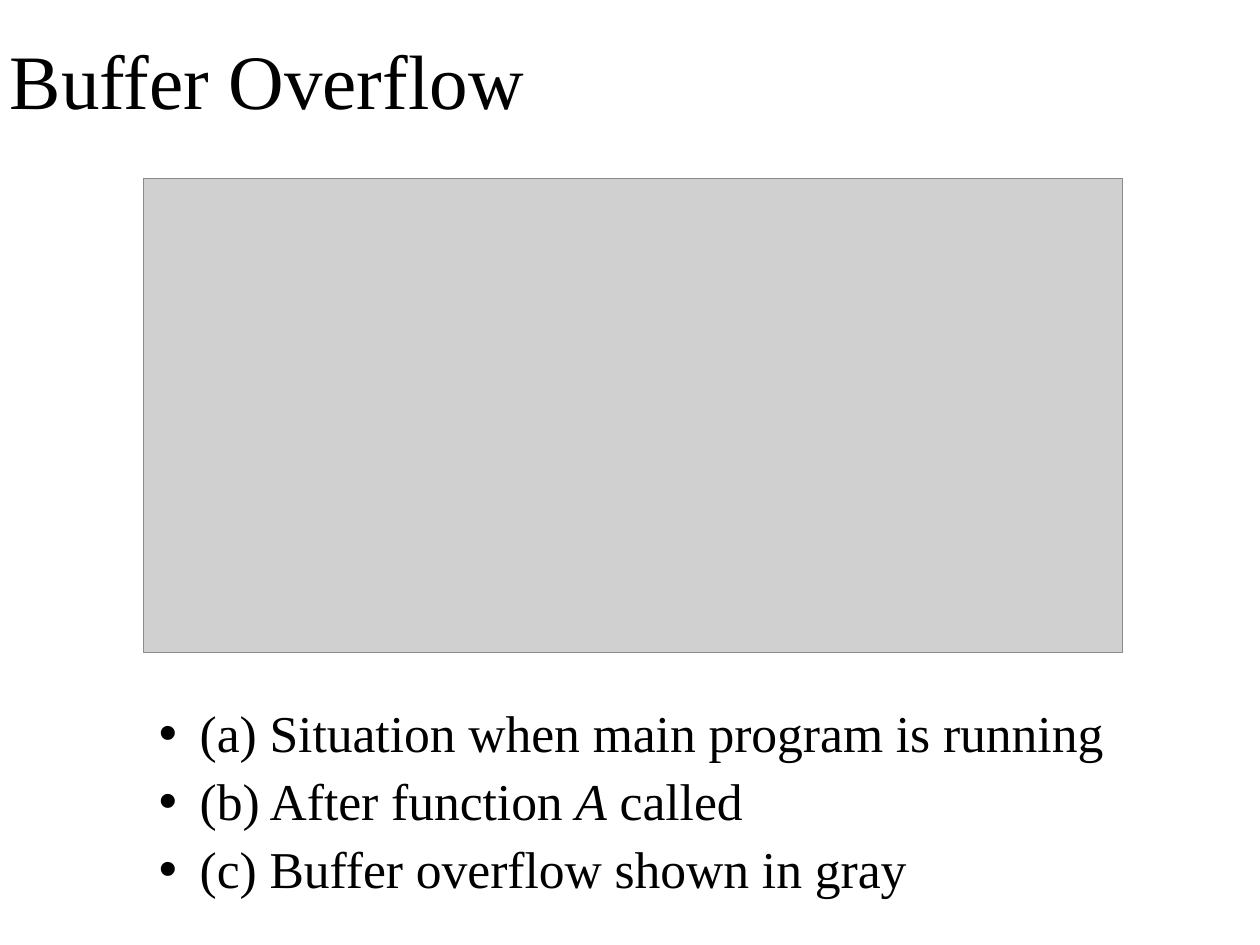
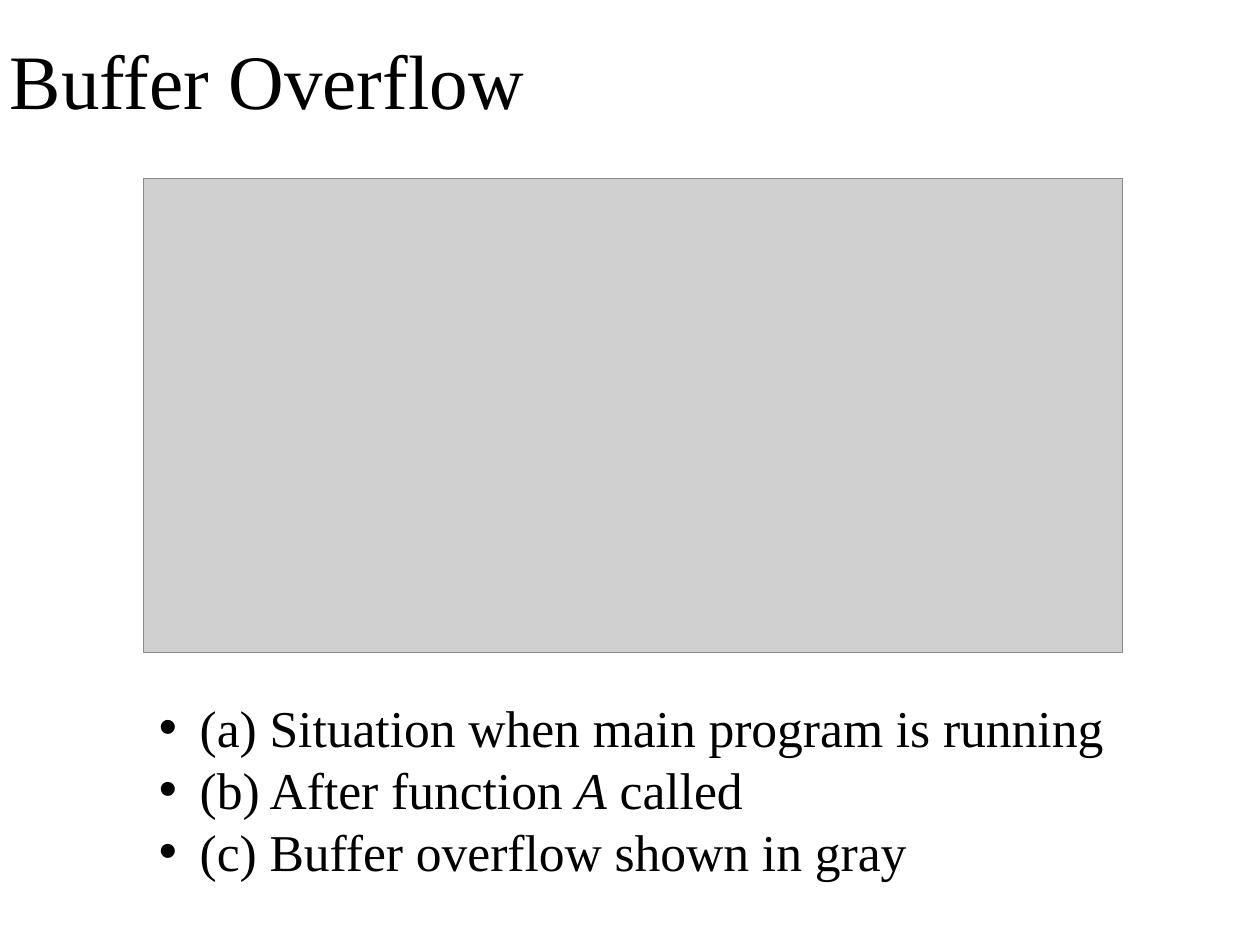
Before and after one commit to oscourse/oscourse.github.io, a slide deck: slide 11 of slides/security.pptx (slide 18 before the commit). Drawn at 1260x945 pixels with LibreOffice and Linux fonts; fonts in the diff are those of the drawing; grey boxes stand for pictures. Boxes give left, top, right and bottom in pixels: in the first picture for what was removed or moved away, otherwise in the second. Text is boxed around its words. In the diff, an @@ line names an element or a change of style, - is before the commit and + after.

```diff
--- a/slides/security.pptx
+++ b/slides/security.pptx
@@ text "(a) Situation when main program ..." at (x1=200, y1=711, x2=1103, y2=881): line spacing 0.9 to 0.8 @@
```
Also in this commit, not shown: 3 other slides changed, 7 slides removed, 2 other files.
